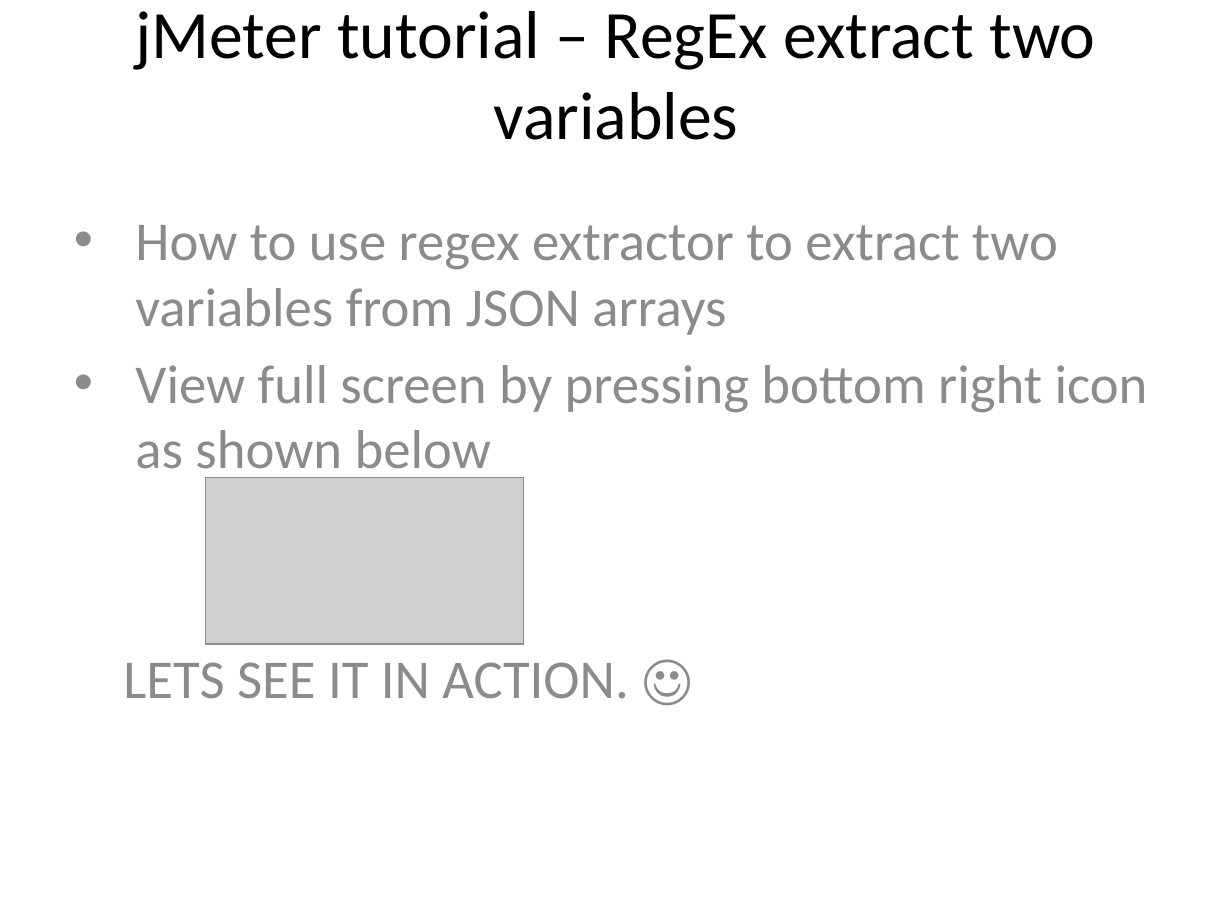
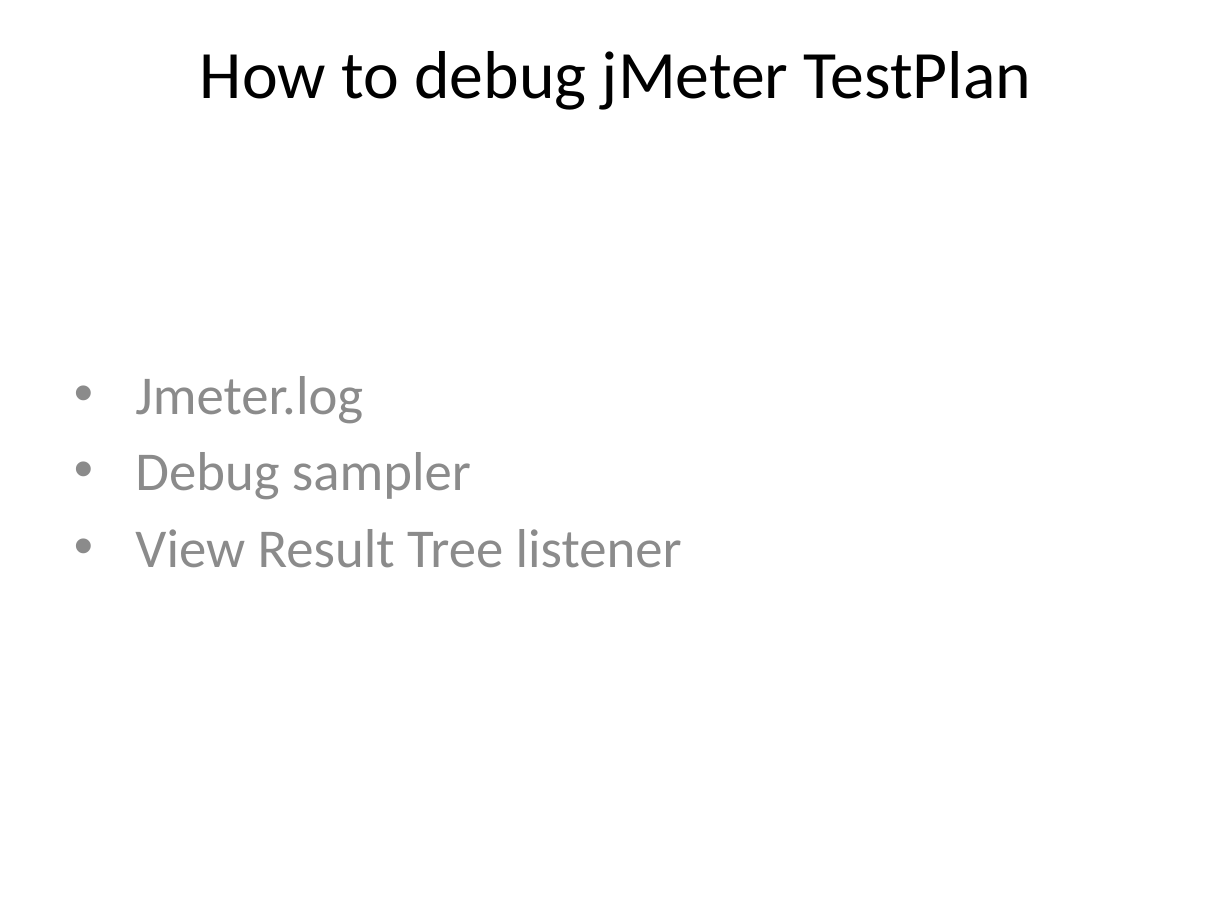
Before and after one commit to SelinGungor/jmeter-recipes, a slide deck: slide 1 of regex-extractor/data/regex-two-variable.pptx. Drawn at 1232x924 pixels with LibreOffice and Linux fonts; fonts in the diff are those of the drawing; grey boxes stand for pictures. Boxes give left, top, right and bottom in pixels: in the first picture for what was removed or moved away, otherwise in the second. Text is boxed around its words. In the diff, an @@ line names an element or a change of style, - is before the commit and + after.

```diff
--- a/regex-extractor/data/regex-two-variable.pptx
+++ b/regex-extractor/data/regex-two-variable.pptx
@@ title at bbox=[200, 51, 1032, 110]: text changed @@
-jMeter tutorial – RegEx extract two variables
+How to debug jMeter TestPlan
@@ text at bbox=[135, 376, 682, 568]: text changed @@
-• How to use regex extractor to extract two variables from JSON arrays
-• View full screen by pressing bottom right icon as shown below
-LETS SEE IT IN ACTION. ☺
+• Jmeter.log
+• Debug sampler
+• View Result Tree listener
@@ picture removed at bbox=[206, 477, 524, 643] @@
```
Also in this commit, not shown: 1 slide added, 2 slides removed, 4 other files.
